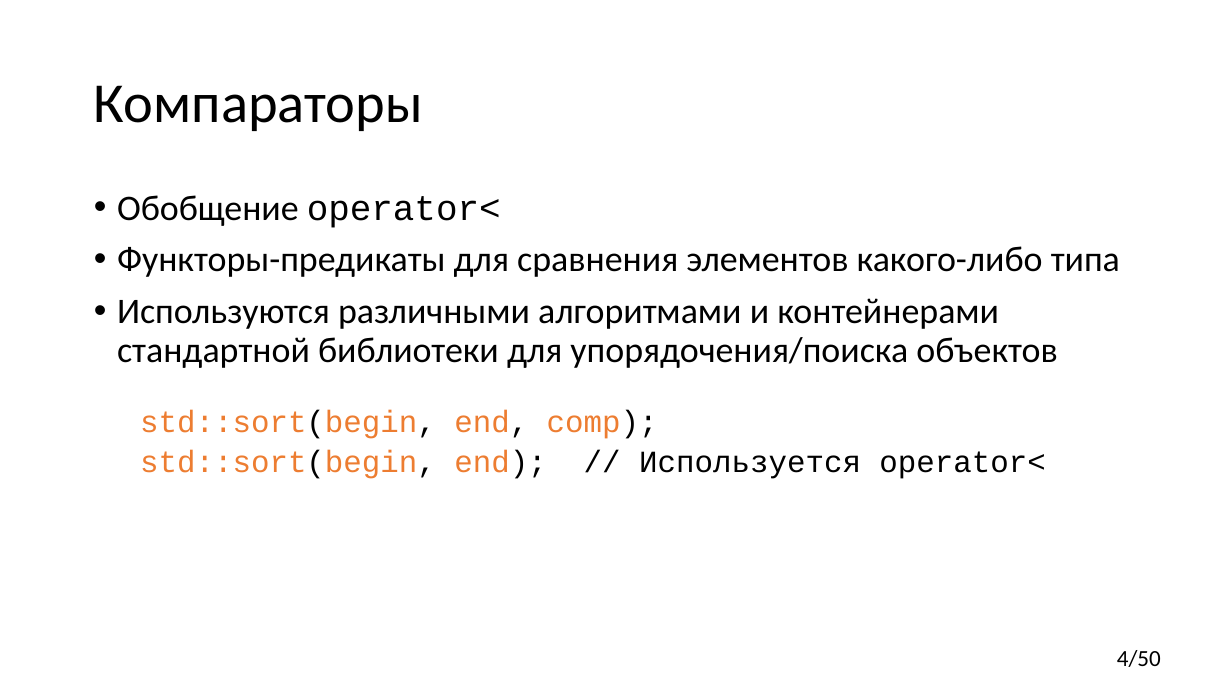
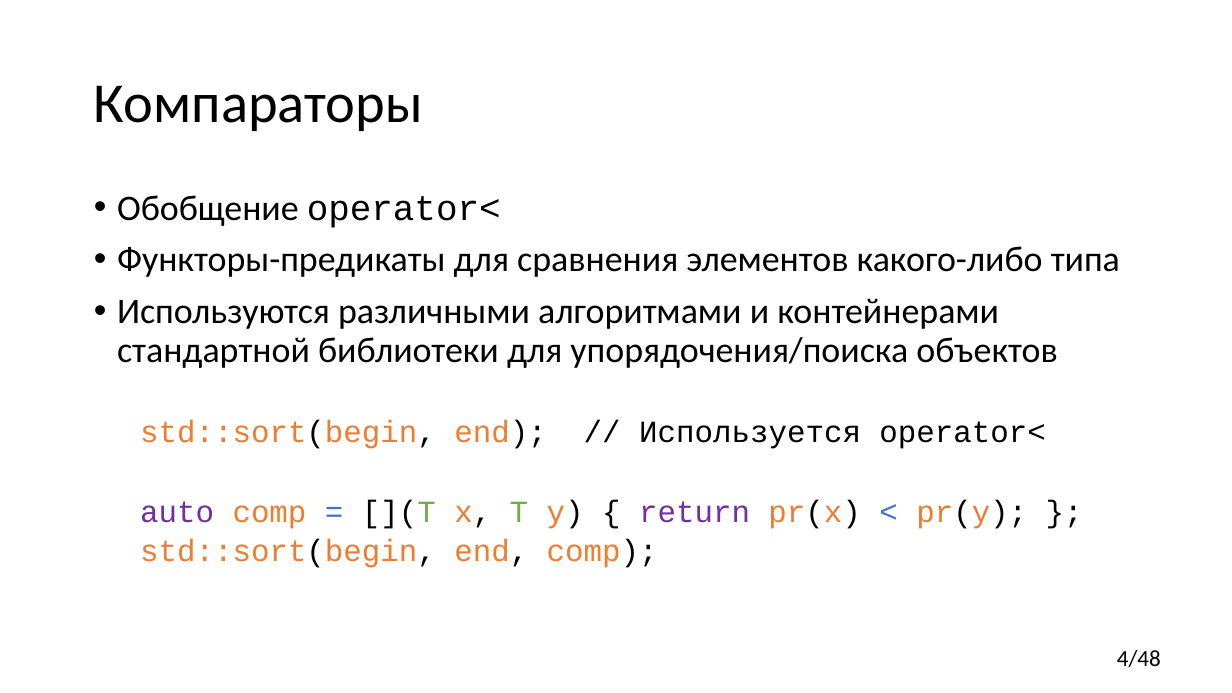
Before and after one commit to yugr/CppRussia, a slide deck: slide 4 of 2023/RU.pptx. Drawn at 1232x693 pixels with LibreOffice and Linux fonts; fonts in the diff are those of the drawing. Boxes give left, top, right and bottom in pixels: in the first picture for what was removed or moved away, otherwise in the second. Text is boxed around its words. In the diff, an @@ line names an element or a change of style, - is before the commit and + after.

```diff
--- a/2023/RU.pptx
+++ b/2023/RU.pptx
@@ text at [140,420,1045,529]: paragraphs added @@
+  std::sort(begin, end); // Используется operator<
+  auto comp = [](T x, T y) { return pr(x) < pr(y); };
@@ text at [140,450,1045,479]: paragraph removed @@
-  std::sort(begin, end); // Используется operator<
@@ page number at [1117,650,1161,667]: text changed @@
-4/50
+4/48
```
Also in this commit, not shown: 15 other slides changed, 1 other file.
